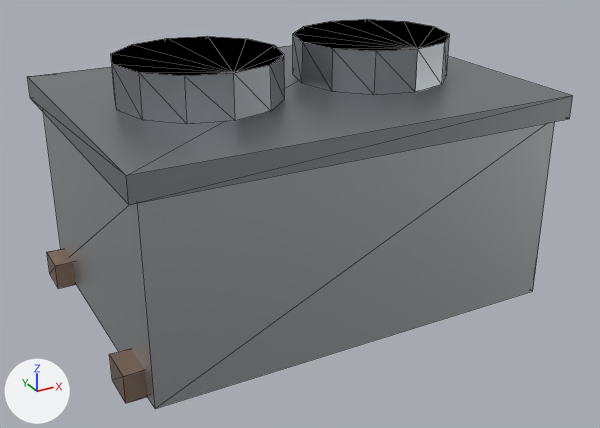
An edit to the glTF model public/models/props/hvac_unit.lod1.glb, drawn before and after from the same camera.
Camera for both pictures: a camera (50 mm lens) standing at (-1.99, -3.74, 2.25) and looking at (0.0, -0.12, 0.44). Lighting does not change. The marker at lower left points along +X, +Y and +Z. The picture after the commit comes second. Mesh edges are drawn as thin lines. Where no turn or scale is listed for an object, it has been applied to the vertices. Vertices at exactly the same position are counted once.

The first picture shows 'props_hvac_unit'.
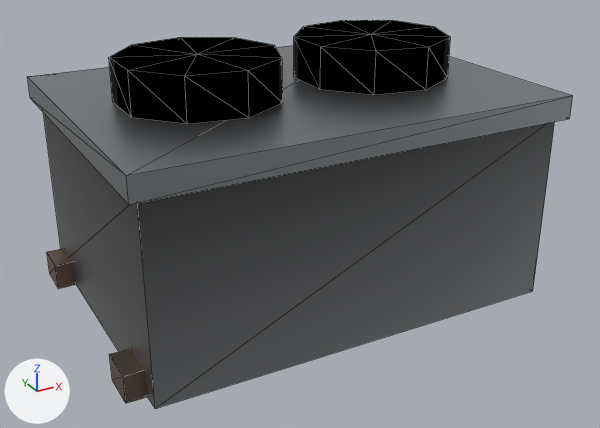
Changed parts and their boxes (x1, y1, x2, y2) in the pictures (600 x 428 px; the box of a moved part takes in the faces that stretch with it):
'props_hvac_unit', recoloured, reshaped (darker)
    before: (27, 19, 573, 409)
    after: (27, 20, 573, 409)
part 1 of me_props_hvac_unit, moved or reshaped
    before: (111, 19, 450, 124)
    after: (109, 20, 451, 124)

The change, as a diff of the scene's bpy script:
```diff
--- a/public/models/props/hvac_unit.lod1.glb.py
+++ b/public/models/props/hvac_unit.lod1.glb.py
@@ mat_metal_galv @@
 n0 = _N.new('ShaderNodeBsdfPrincipled'); n0.name = 'Principled BSDF'
-n0.inputs[0].default_value = (0.6, 0.62, 0.64, 1.0)  # 'Base Color', light grey #cbced1
 n0.inputs[1].default_value = 1.0  # 'Metallic'
@@ mat_metal_galv @@
 n1 = _N.new('ShaderNodeOutputMaterial'); n1.name = 'Material Output'
+n2 = _N.new('ShaderNodeMix'); n2.name = 'Mix'
+n2.data_type = 'RGBA'
+n2.blend_type = 'MULTIPLY'
+n2.inputs[0].default_value = 1.0  # 'Factor'
+n2.inputs[7].default_value = (0.6, 0.62, 0.64, 1.0)  # 'B', light grey #cbced1
+n3 = _N.new('ShaderNodeVertexColor'); n3.name = 'Color Attribute'
 _L.new(n0.outputs[0], n1.inputs[0])  # 'BSDF' to 'Surface'
+_L.new(n2.outputs[2], n0.inputs[0])  # 'Result' to 'Base Color'
+_L.new(n3.outputs[0], n2.inputs[6])  # 'Color' to 'A'
@@ mat_metal_painted @@
 n0 = _N.new('ShaderNodeBsdfPrincipled'); n0.name = 'Principled BSDF'
-n0.inputs[0].default_value = (0.38, 0.4, 0.42, 1.0)  # 'Base Color', grey #a6aaad
 n0.inputs[1].default_value = 1.0  # 'Metallic'
@@ mat_metal_painted @@
 n1 = _N.new('ShaderNodeOutputMaterial'); n1.name = 'Material Output'
+n2 = _N.new('ShaderNodeMix'); n2.name = 'Mix'
+n2.data_type = 'RGBA'
+n2.blend_type = 'MULTIPLY'
+n2.inputs[0].default_value = 1.0  # 'Factor'
+n2.inputs[7].default_value = (0.38, 0.4, 0.42, 1.0)  # 'B', grey #a6aaad
+n3 = _N.new('ShaderNodeVertexColor'); n3.name = 'Color Attribute'
 _L.new(n0.outputs[0], n1.inputs[0])  # 'BSDF' to 'Surface'
+_L.new(n2.outputs[2], n0.inputs[0])  # 'Result' to 'Base Color'
+_L.new(n3.outputs[0], n2.inputs[6])  # 'Color' to 'A'
@@ mat_metal_rust @@
 n0 = _N.new('ShaderNodeBsdfPrincipled'); n0.name = 'Principled BSDF'
-n0.inputs[0].default_value = (0.45, 0.32, 0.24, 1.0)  # 'Base Color', beige #b39986
 n0.inputs[1].default_value = 1.0  # 'Metallic'
@@ mat_metal_rust @@
 n1 = _N.new('ShaderNodeOutputMaterial'); n1.name = 'Material Output'
+n2 = _N.new('ShaderNodeMix'); n2.name = 'Mix'
+n2.data_type = 'RGBA'
+n2.blend_type = 'MULTIPLY'
+n2.inputs[0].default_value = 1.0  # 'Factor'
+n2.inputs[7].default_value = (0.45, 0.32, 0.24, 1.0)  # 'B', beige #b39986
+n3 = _N.new('ShaderNodeVertexColor'); n3.name = 'Color Attribute'
 _L.new(n0.outputs[0], n1.inputs[0])  # 'BSDF' to 'Surface'
+_L.new(n2.outputs[2], n0.inputs[0])  # 'Result' to 'Base Color'
+_L.new(n3.outputs[0], n2.inputs[6])  # 'Color' to 'A'
@@ me_props_hvac_unit @@
-me_props_hvac_unit.from_pydata(...)  # 80 vertices, 136 faces; spans x -1.2..1.2, y -0.85..0.85, z -0.67..0.67
+me_props_hvac_unit.from_pydata(...)  # 72 vertices, 120 faces; spans x -1.2..1.2, y -0.85..0.85, z -0.67..0.67
+# me_props_hvac_unit part 1
+# 25 vertices are removed from x -0.92..0.86, y -0.42..0.42, z 0.45..0.67
+# 85 faces are deleted
+# 11 vertices move from x -0.86..0.86, y -0.42..0.42, z 0.45..0.67 to x -0.89..0.82, y -0.41..0.41, z 0.45..0.67
+# 6 vertices are added at (-0.5, 0.0, 0.67), (-0.5, 0.0, 0.45), (0.5, 0.0, 0.67), (0.5, 0.0, 0.45), (-0.43, -0.41, 0.45), (-0.43, -0.41, 0.67)
+# 6 new vertices lie (0.0, 0.0, -0.22) away from vertices in x -0.86..0.86, y -0.21..0.21, z 0.67
+# 5 new vertices lie (0.0, 0.0, 0.22) away from vertices in x -0.86..0.5, y -0.42..0.42, z 0.45
+# 69 new faces join them, mat_metal_painted
 me_props_hvac_unit.materials.append(mat_metal_galv)
```
